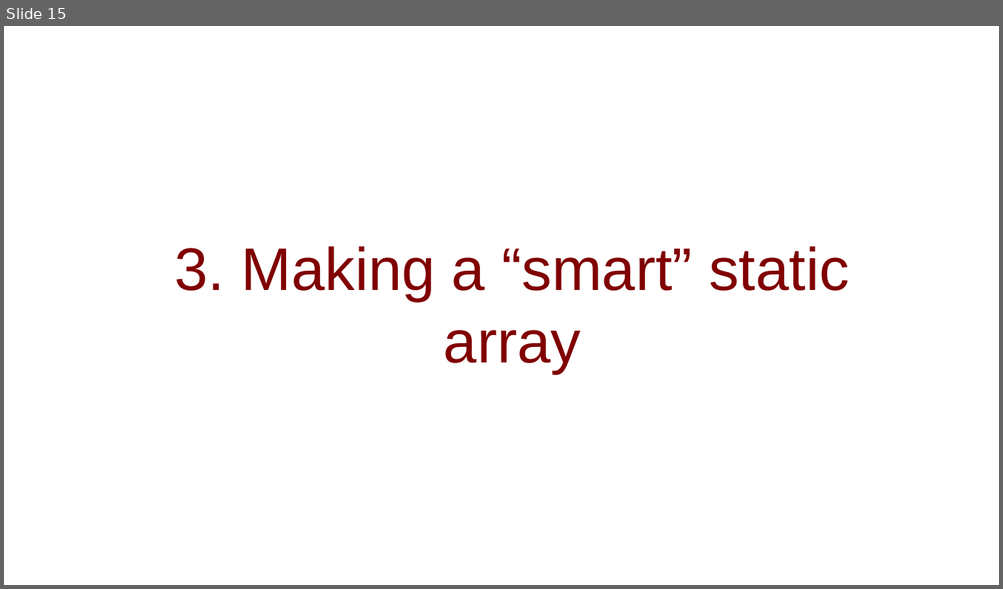
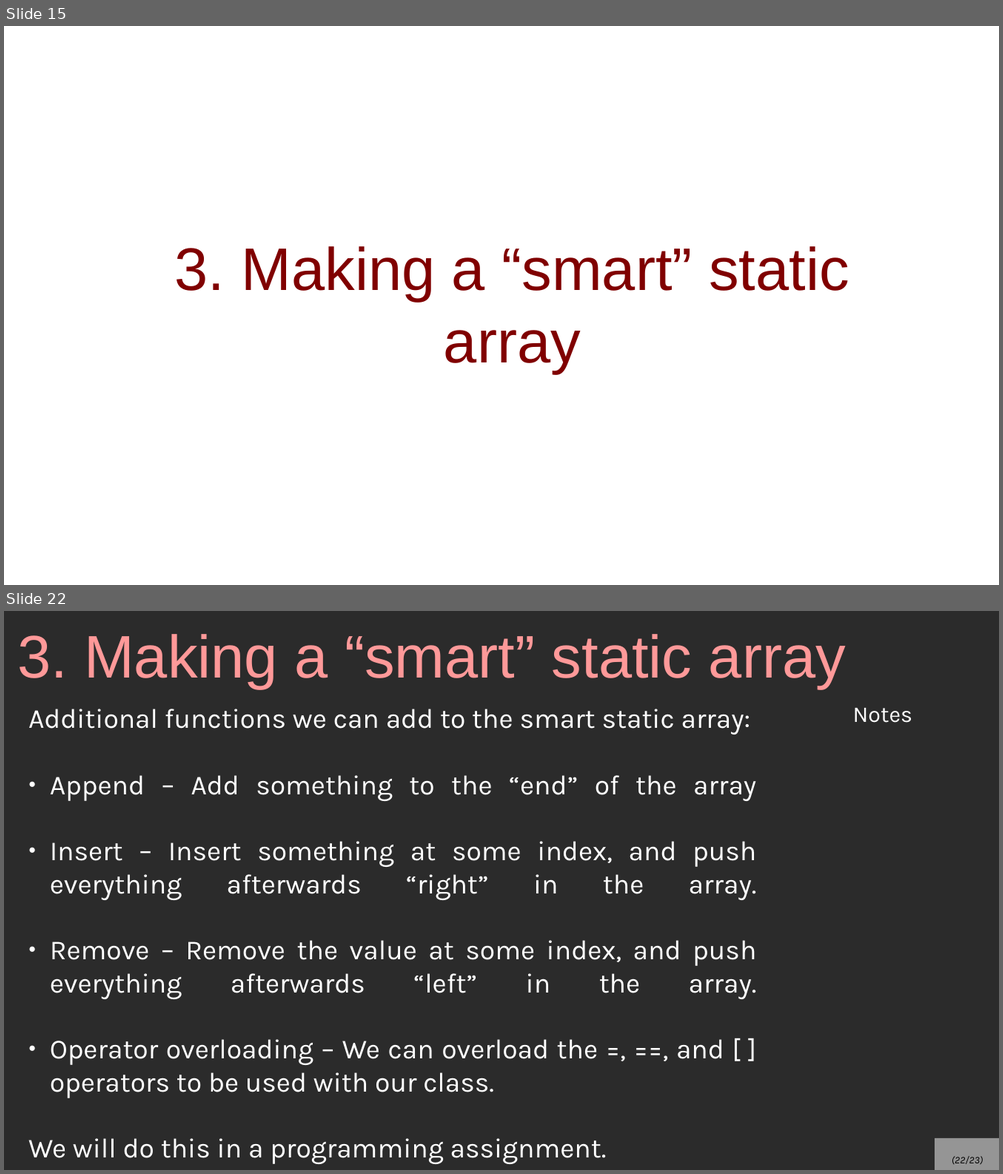
Before and after one commit to mariamhabib/CS250-Data-Structures, a slide deck: Lectures/3_Wrapping_A_Static_Array.odp. Shown one above the other, each under a label of ours: slide 15 before the commit, slides 15 and 22 after it; the slides between them are not shown. The pictures are 1003x589 and 1003x1174 pixels, drawn with LibreOffice and Linux fonts; fonts in the diff are those of the drawing; background and template pictures are left out; a plain dark background stands for a picture behind light text. Boxes give left, top, right and bottom in pixels: in the first picture for what was removed or moved away, otherwise in the second. Text is boxed around its words. In the diff, an @@ line names an element or a change of style, - is before the commit and + after.

Commit message:
Static array lecture

```diff
--- a/Lectures/3_Wrapping_A_Static_Array.odp
+++ b/Lectures/3_Wrapping_A_Static_Array.odp
@@ slide 22 added at (x1=4, y1=611, x2=999, y2=1170), background picture (left out) @@
@@ title added at (x1=17, y1=634, x2=845, y2=689), 48 pt, text #FF9999 @@
+3. Making a “smart” static array
@@ text added at (x1=28, y1=709, x2=757, y2=1165), 22 pt, text #FFFFFF @@
+Additional functions we can add to the smart static array:
+● Append – Add something to the “end” of the array
+● Insert – Insert something at some index, and push everything afterwards “right” in the array.
+● Remove – Remove the value at some index, and push everything afterwards “left” in the array.
+● Operator overloading – We can overload the =, ==, and [ ] operators to be used with our class.
+We will do this in a programming assignment.
@@ text added at (x1=853, y1=708, x2=913, y2=723), 18 pt, text #FFFFFF @@
+Notes
@@ page number added at (x1=934, y1=1139, x2=999, y2=1170), fill #FFFFFF at 50% opacity, 8 pt, text #000000, italic @@
+(22/23)
```
Also in this commit, not shown: 7 other slides added, 2 slides removed, 32 other files.
